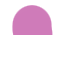
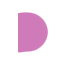
Layered file, before and after one edit (64x64). Changes by layer:
painted on "Paint Layer 1" over [12, 5, 53, 53]
